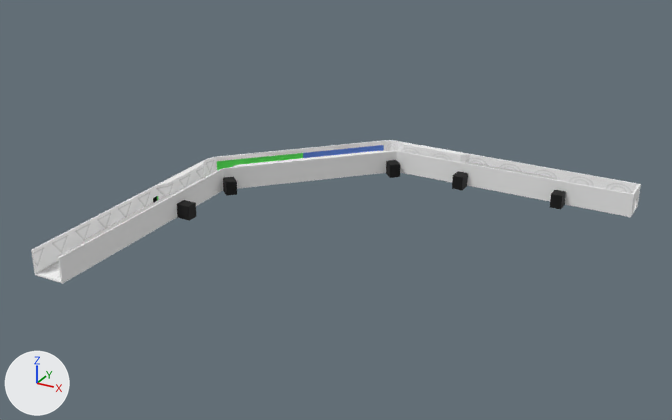
The FBX model Tri Towers/Assets/Prefabs/Levels/Level_Prefab/Test/SM_Bridge.fbx, before and after one commit.
One viewpoint serves both versions: a 50 mm lens placed at (6.43, -10.82, 5.05), pointed at (1.22, -1.35, 0.31). The axes (+X, +Y, +Z) are drawn at lower left. The lights are the same throughout. Where no turn or scale is listed for an object, it has been applied to the vertices.

The first picture shows 'group_pasted__pPlane1', 'polySurface9'.
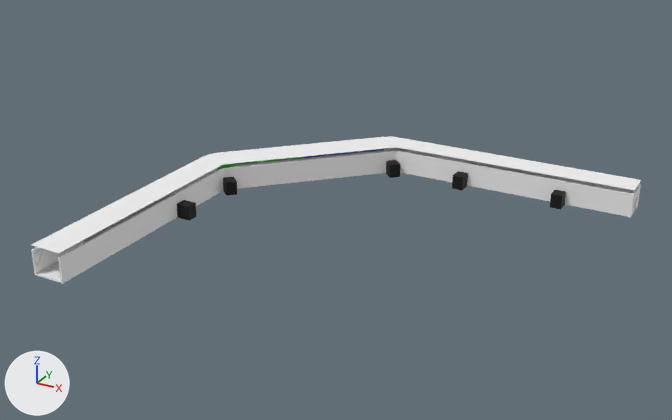
Location of each change, [x1, y1, x2, y2] in pixels of the pictures (672 x 420 px):
'group_pasted__pPlane2', added: after [31, 136, 641, 253]

Patch to the scene script:
```diff
--- a/Tri Towers/Assets/Prefabs/Levels/Level_Prefab/Test/SM_Bridge.fbx.py
+++ b/Tri Towers/Assets/Prefabs/Levels/Level_Prefab/Test/SM_Bridge.fbx.py
@@ me_mesh_009 @@
+me_mesh_009.from_pydata([(-1.28, -4.07, 0.0), (-0.84, -4.07, 0.0), (-1.28, -0.78, 0.0), (-0.85, -0.91, 0.0), (-1.26, -0.65, 0.0), (-0.84, -0.9, 0.0), (-1.21, -0.53, 0.0), (-0.84, -0.88, 0.0), (0.6, 1.27, 0.0), (0.96, 0.93, 0.0), (0.7, 1.34, 0.0), (0.98, 0.95, 0.0), (0.84, 1.35, 0.0), (1.0, 0.95, 0.0), (4.42, 1.36, 0.0), (4.42, 0.95, 0.0), (-1.12, -0.45, 0.0), (-0.76, -0.79, 0.0), (0.52, 1.19, 0.0), (0.89, 0.86, 0.0)], [], [(2, 3, 1, 0), (4, 5, 3, 2), (6, 7, 5, 4), (8, 9, 19, 18), (9, 8, 10, 11), (12, 13, 11, 10), (13, 12, 14, 15), (16, 17, 7, 6), (18, 19, 17, 16)])
+me_mesh_009.materials.append(mat_walls)  # white #f2f2f2
@@ ob_group_pasted__pplane2 @@
+ob_group_pasted__pplane2 = bpy.data.objects.new('group_pasted__pPlane2', me_mesh_009)
+ob_group_pasted__pplane2.location = (0.0, 0.0, 0.39)
```
